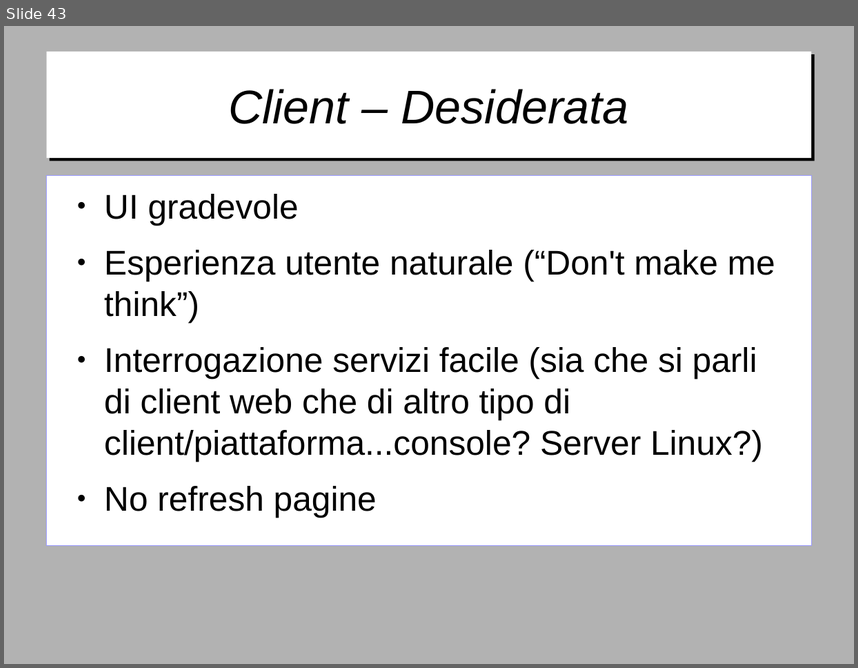
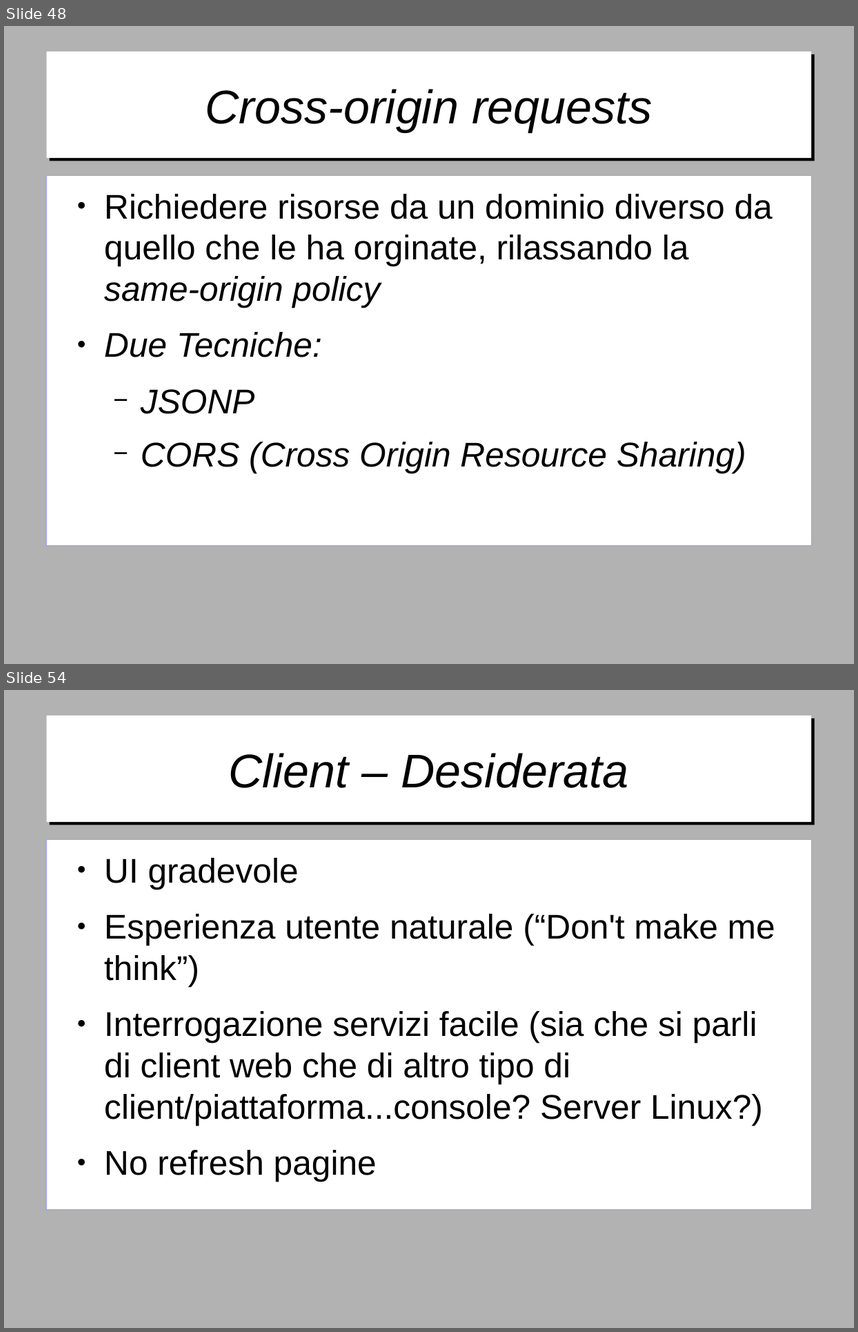
Before and after one commit to gitfer/ARXCourse, a slide deck: ARXCourse.odp. Shown one above the other, each under a label of ours: slide 43 before the commit, slides 48 and 54 after it; the slides between them are not shown. The pictures are 858x668 and 858x1332 pixels, drawn with LibreOffice and Linux fonts; fonts in the diff are those of the drawing; background and template pictures are left out. Boxes give left, top, right and bottom in pixels: in the first picture for what was removed or moved away, otherwise in the second. Text is boxed around its words. In the diff, an @@ line names an element or a change of style, - is before the commit and + after.

```diff
--- a/ARXCourse.odp
+++ b/ARXCourse.odp
@@ slide 48 added at (4,26,854,664), background #B2B2B2 @@
@@ title added at (46,52,812,158), fill #FFFFFF, 44 pt, text #000000, italic @@
+Cross-origin requests
@@ text added at (46,175,812,545), fill #FFFFFF, outline #9999FF 0 pt, 32 pt, text #000000 @@
+● Richiedere risorse da un dominio diverso da quello che le ha orginate, rilassando la same-origin policy
+● Due Tecniche:
+  − JSONP
+  − CORS (Cross Origin Resource Sharing)
@@ what was slide 43 is now slide 54 @@
```
Also in this commit, not shown: 1 slide changed, 10 other slides added.
